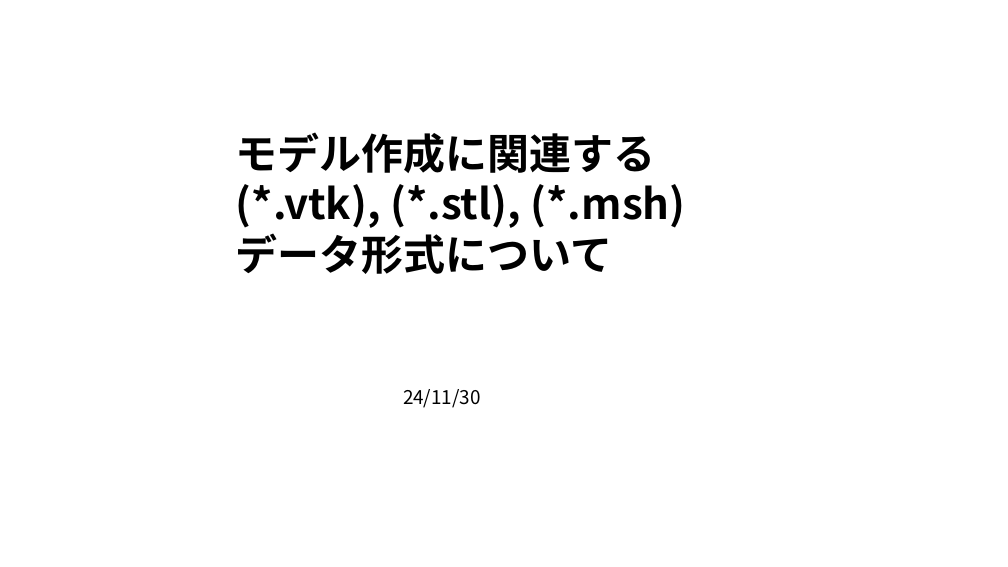
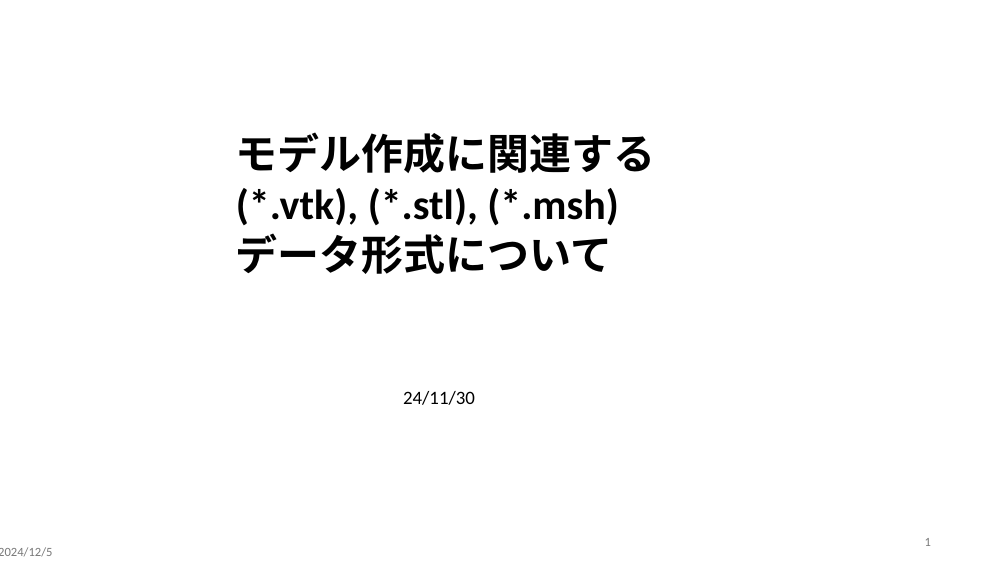
Before and after one commit to tailup7/howtoCFD, a slide deck: slide 1 of fileFormat.pptx. Drawn at 1008x567 pixels with LibreOffice and Linux fonts; fonts in the diff are those of the drawing. Boxes give left, top, right and bottom in pixels: in the first picture for what was removed or moved away, otherwise in the second. Text is boxed around its words. In the diff, an @@ line names an element or a change of style, - is before the commit and + after.

```diff
--- a/fileFormat.pptx
+++ b/fileFormat.pptx
@@ text "モデル作成に関連する" at <box>236,132,656,274</box>: font Noto Sans CJK JP to Calibri @@
@@ text "24/11/30" at <box>403,391,475,405</box>: font Noto Sans CJK JP to Calibri @@
@@ page number added at <box>925,538,931,546</box>, 12 pt, text #797979 @@
+1
@@ text added at <box>0,547,52,557</box>, 12 pt, text #797979 @@
+2024/12/5
```
Also in this commit, not shown: 6 other slides changed, 2 slides added, 2 slides removed.
